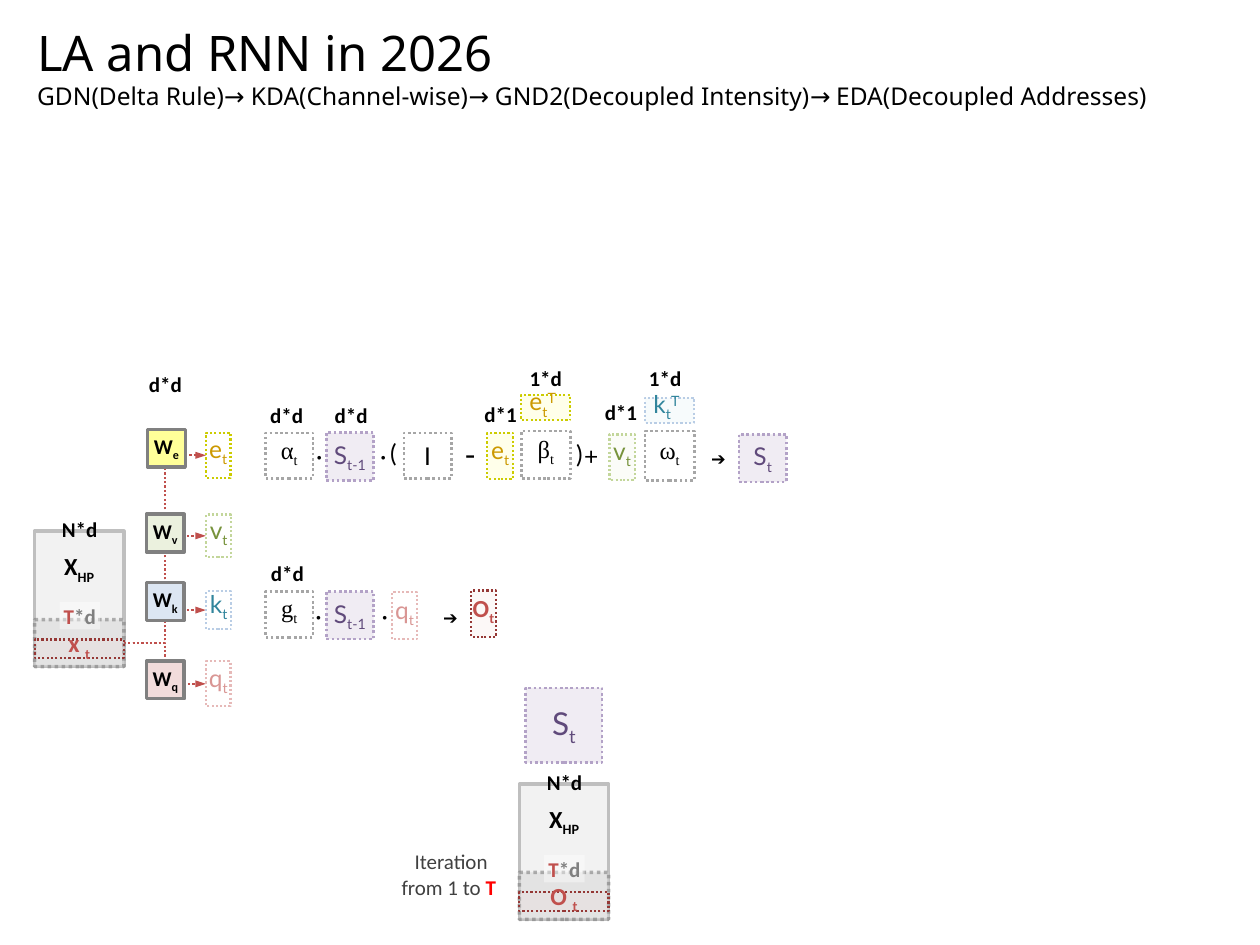
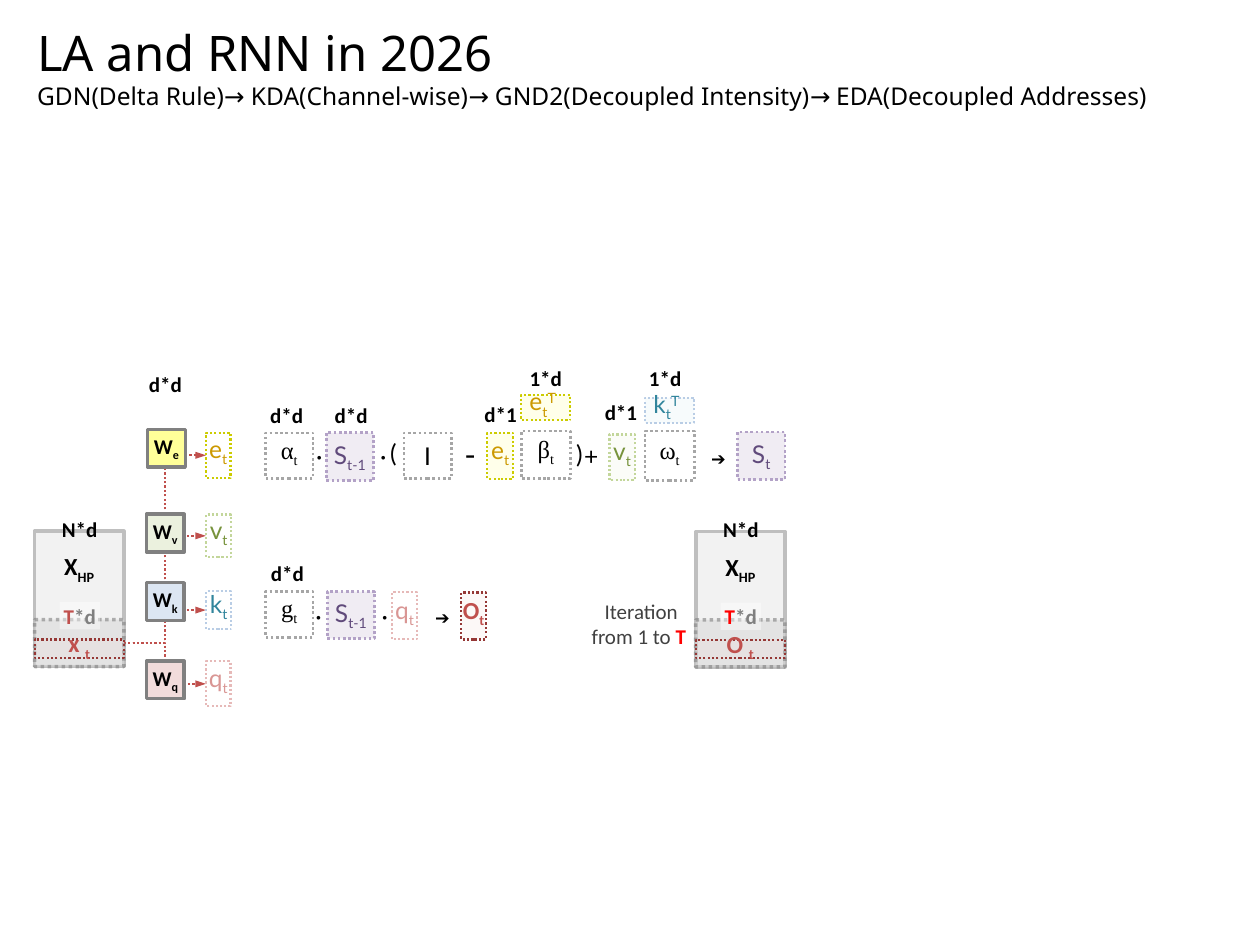
Before and after one commit to navibator/crazy-ai, a slide deck: slide 11 of temp.pptx (slide 9 before the commit). Drawn at 1260x945 pixels with LibreOffice and Linux fonts; fonts in the diff are those of the drawing. Boxes give left, top, right and bottom in pixels: in the first picture for what was removed or moved away, otherwise in the second. Text is boxed around its words. In the diff, an @@ line names an element or a change of style, - is before the commit and + after.

```diff
--- a/temp.pptx
+++ b/temp.pptx
@@ text "N*d": place and size @@
-text "N*d" at box(547, 775, 582, 790)
+text "N*d" at box(723, 522, 758, 537)
@@ text "➔": place and size @@
-text "➔" at box(440, 591, 461, 629)
+text "➔" at box(432, 591, 454, 629)
@@ rectangle "Ot": place and size @@
-rectangle "Ot" at box(471, 591, 495, 638)
+rectangle "Ot" at box(461, 592, 485, 639)
@@ text "Iteration": place and size @@
-text "Iteration" at box(402, 854, 496, 895)
+text "Iteration" at box(592, 604, 686, 644)
@@ 3 rectangles: place and size @@
-3 rectangles at box(519, 784, 609, 919)
+3 rectangles at box(696, 532, 785, 667)
@@ rectangle "T*d": place and size @@
-rectangle "T*d" at box(544, 856, 585, 883)
+rectangle "T*d" at box(721, 602, 761, 630)
@@ rectangle "T*d" at box(721, 602, 761, 630): text colour #C0504D to #FF0000 in "T*d" @@
@@ rectangle removed at box(525, 688, 602, 762) @@
-St
```
Also in this commit, not shown: 5 other slides changed, 2 slides added, 1 other file.
